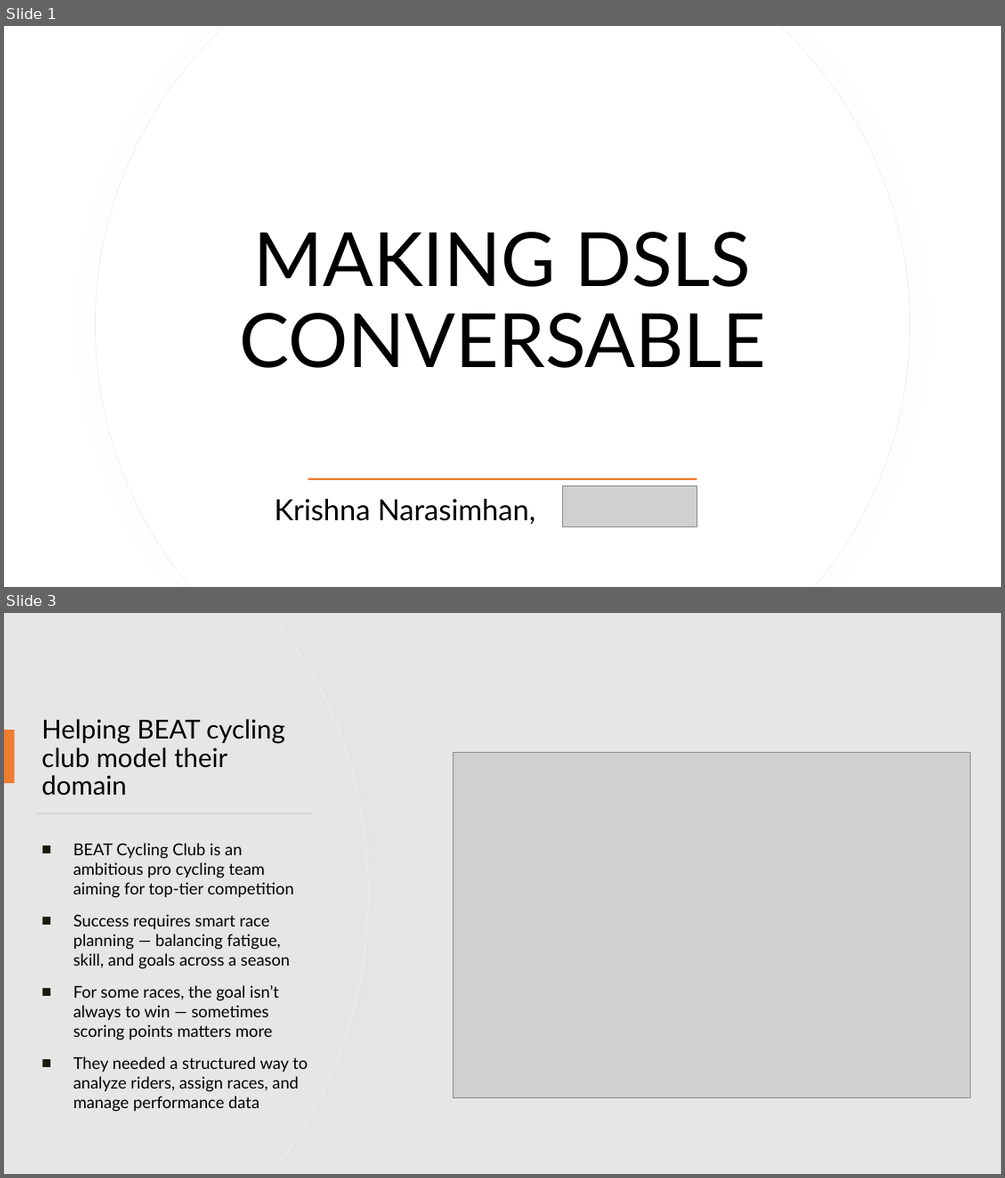
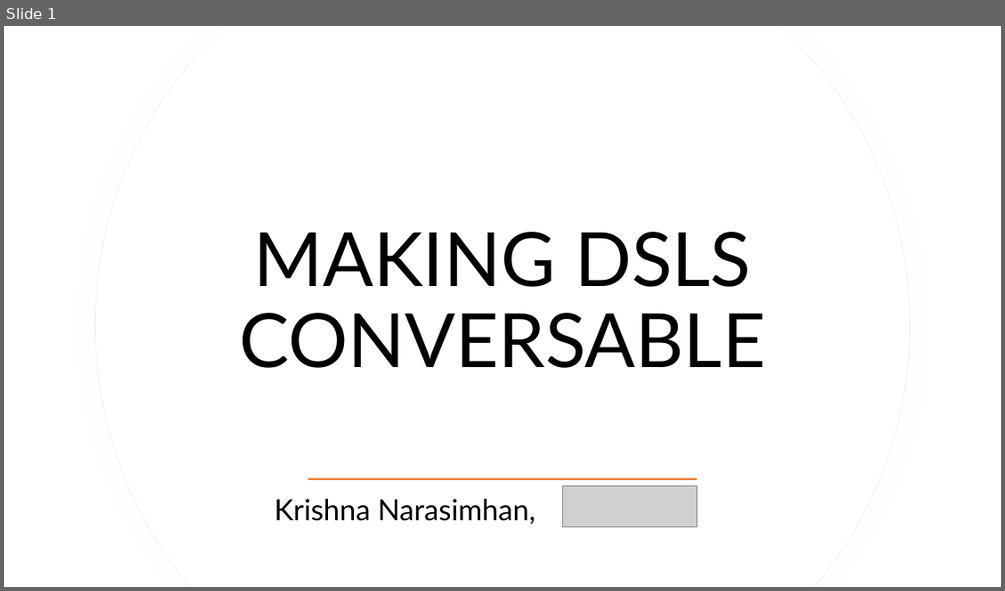
Before and after one commit to krinara86/llm_dsl_validator, a slide deck: misc/langdev2025/Making DSLs conversable.pptx. Shown one above the other, each under a label of ours: slides 1 and 3 before the commit, slide 1 after it; the slides between them are not shown. The pictures are 1005x1178 and 1005x591 pixels, drawn with LibreOffice and Linux fonts; fonts in the diff are those of the drawing; grey boxes stand for pictures. Boxes give left, top, right and bottom in pixels: in the first picture for what was removed or moved away, otherwise in the second. Text is boxed around its words. In the diff, an @@ line names an element or a change of style, - is before the commit and + after.

```diff
--- a/misc/langdev2025/Making DSLs conversable.pptx
+++ b/misc/langdev2025/Making DSLs conversable.pptx
@@ slide 3 removed at (4,613,1001,1174), background #E7E6E6 @@
@@ freeform shape removed at (4,613,368,1174) @@
@@ freeform shape removed at (4,613,367,1174) @@
@@ title removed at (41,719,284,795) @@
-Helping BEAT cycling club model their domain
@@ rectangle removed at (4,730,15,783) @@
@@ picture removed at (453,753,971,1097) @@
@@ rectangle removed at (36,812,313,814) @@
@@ text removed at (73,843,307,1108) @@
-■ BEAT Cycling Club is an ambitious pro cycling team aiming for top-tier competition
-■ Success requires smart race planning — balancing fatigue, skill, and goals across a season
-■ For some races, the goal isn’t always to win — sometimes scoring points matters more
-■ They needed a structured way to analyze riders, assign races, and manage performance data
```
Also in this commit, not shown: 7 slides changed, 2 slides added, 1 other file.
